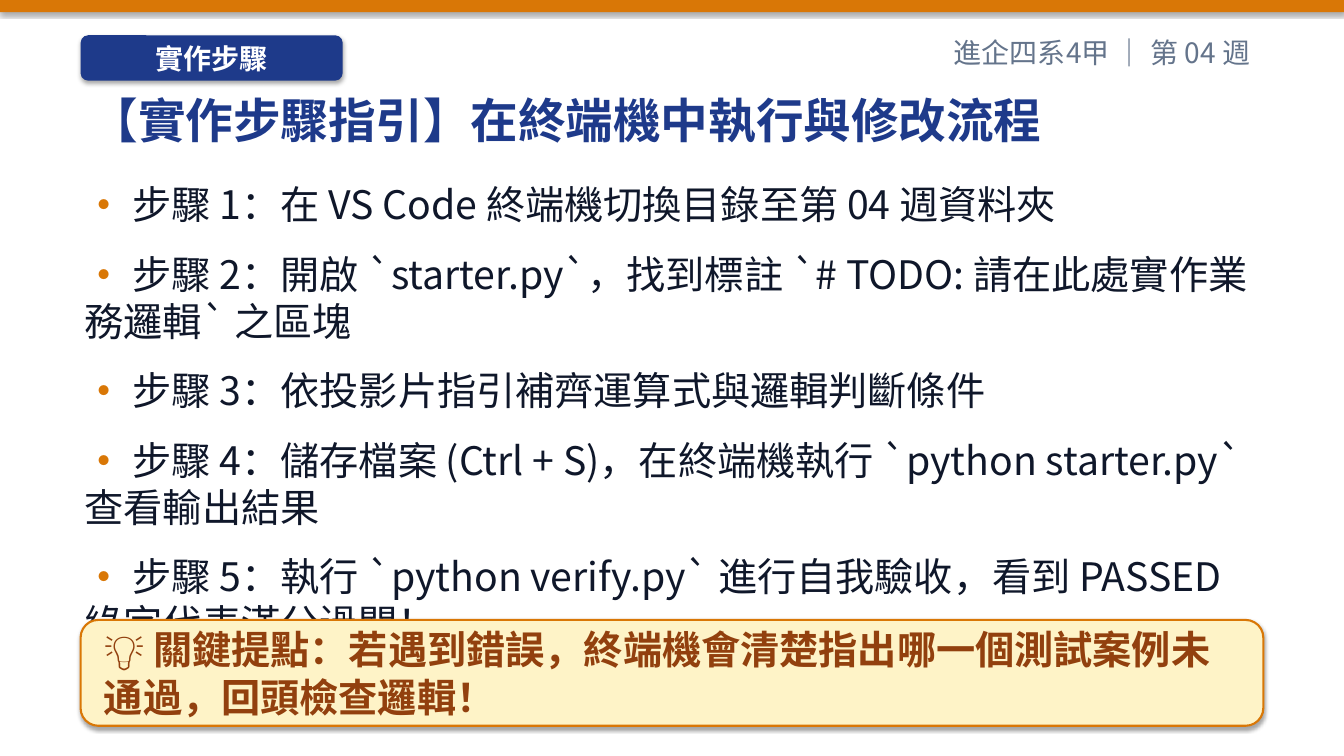
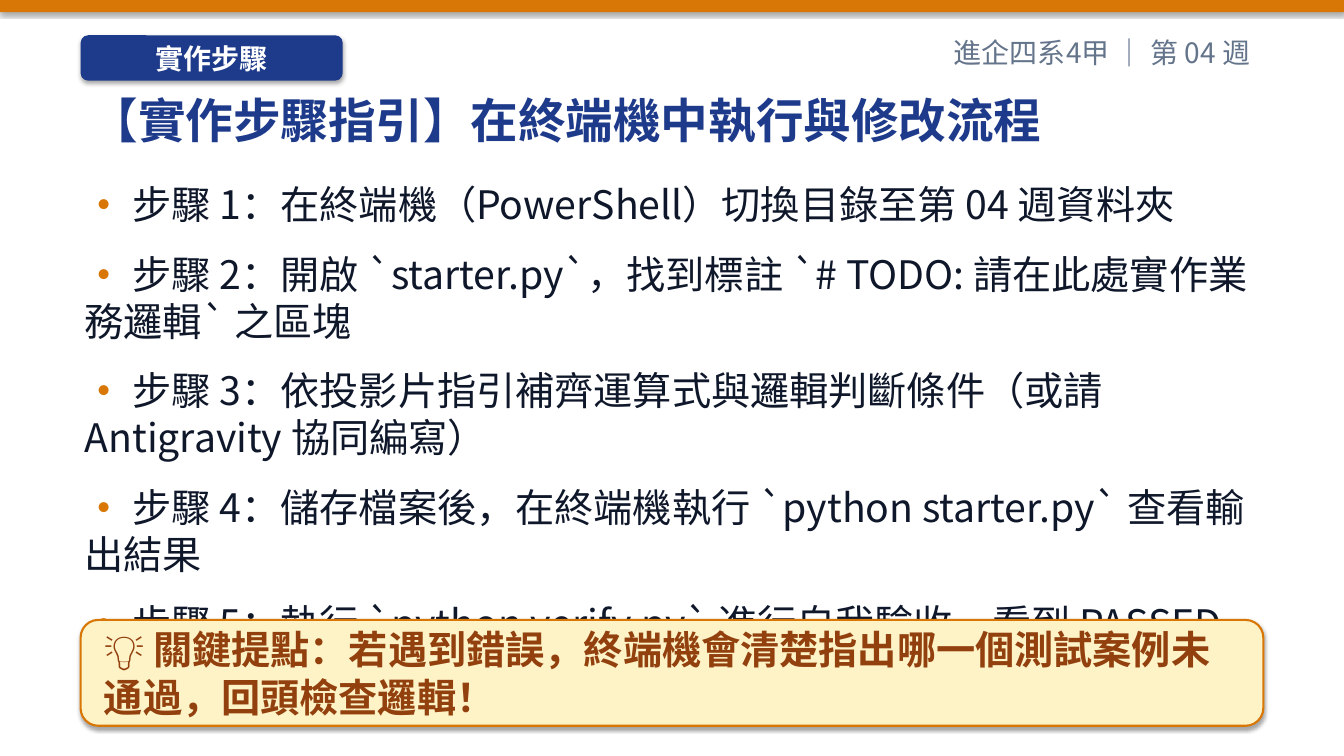
Before and after one commit to h12s12bs/vnu-enterprise-resource-planning, a slide deck: slide 42 of 01_每週教學簡報_PPT/ERP_第04週_銷售與配銷模組_(SD)_-_出貨、開立發票與應收.pptx. Drawn at 1344x756 pixels with LibreOffice and Linux fonts; fonts in the diff are those of the drawing. Boxes give left, top, right and bottom in pixels: in the first picture for what was removed or moved away, otherwise in the second. Text is boxed around its words. In the diff, an @@ line names an element or a change of style, - is before the commit and + after.

```diff
--- a/01_每週教學簡報_PPT/ERP_第04週_銷售與配銷模組_(SD)_-_出貨、開立發票與應收.pptx
+++ b/01_每週教學簡報_PPT/ERP_第04週_銷售與配銷模組_(SD)_-_出貨、開立發票與應收.pptx
@@ text at (x1=133, y1=185, x2=1175, y2=223): text changed @@
-• 步驟 1：在 VS Code 終端機切換目錄至第 04 週資料夾
+• 步驟 1：在終端機（PowerShell）切換目錄至第 04 週資料夾
@@ text at (x1=85, y1=371, x2=1244, y2=572): text changed @@
-• 步驟 3：依投影片指引補齊運算式與邏輯判斷條件
-• 步驟 4：儲存檔案 (Ctrl + S)，在終端機執行 `python starter.py` 查看輸出結果
+• 步驟 3：依投影片指引補齊運算式與邏輯判斷條件（或請 Antigravity 協同編寫）
+• 步驟 4：儲存檔案後，在終端機執行 `python starter.py` 查看輸出結果
```
Also in this commit, not shown: 2 other slides changed, 42 other files.
